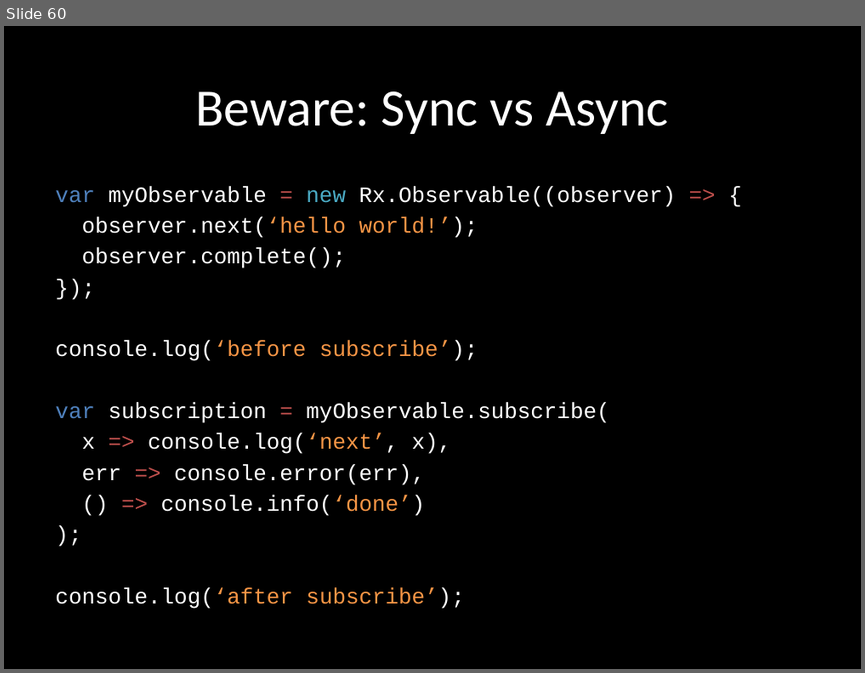
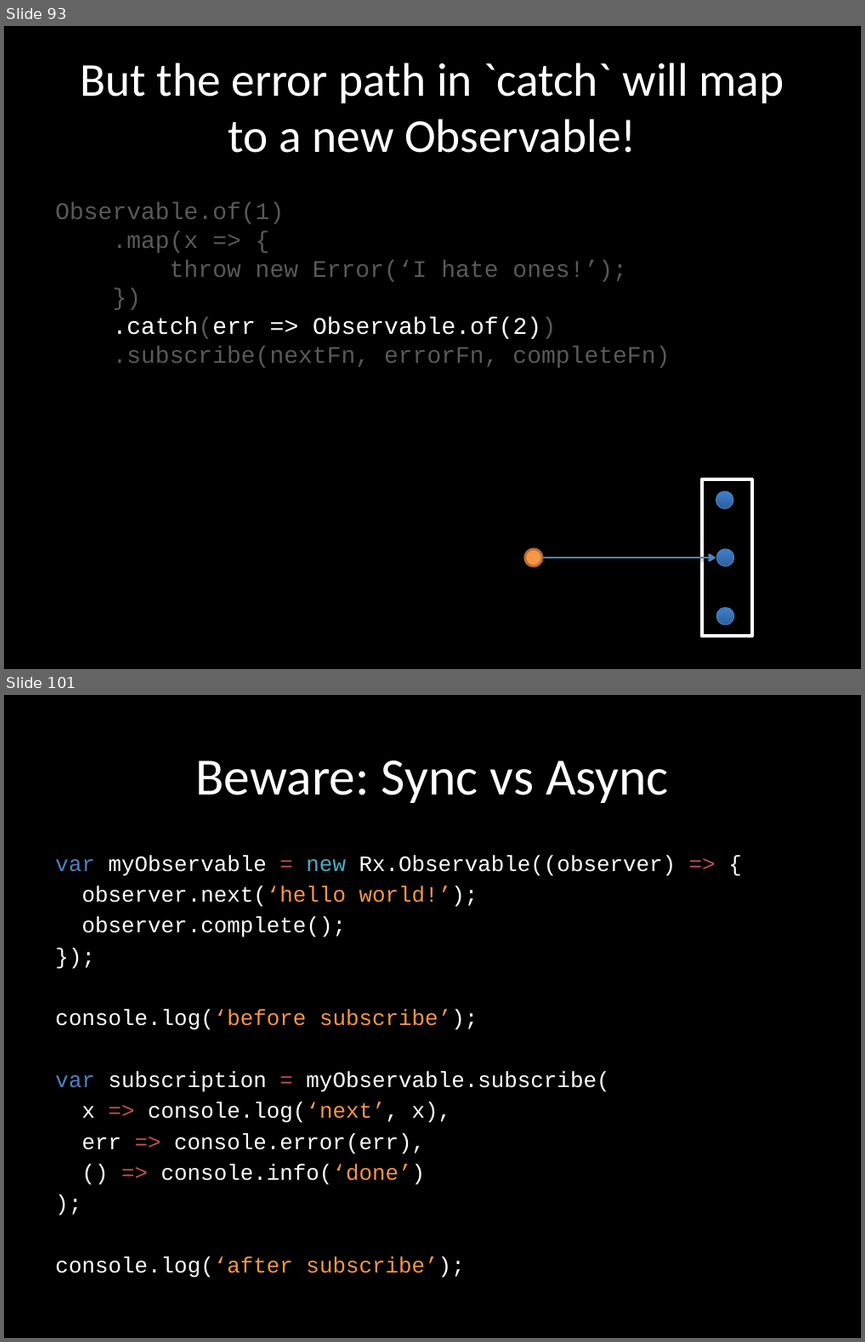
Before and after one commit to benlesh/rxjs-workshop-angular, a slide deck: rxjs-workshop.pptx. Shown one above the other, each under a label of ours: slide 60 before the commit, slides 93 and 101 after it; the slides between them are not shown. The pictures are 865x673 and 865x1342 pixels, drawn with LibreOffice and Linux fonts; fonts in the diff are those of the drawing. Boxes give left, top, right and bottom in pixels: in the first picture for what was removed or moved away, otherwise in the second. Text is boxed around its words. In the diff, an @@ line names an element or a change of style, - is before the commit and + after.

Commit message:
error handling basics

```diff
--- a/rxjs-workshop.pptx
+++ b/rxjs-workshop.pptx
@@ slide 93 added at [4,26,861,669], background #000000 @@
@@ title added at [80,63,784,153], 39.6 pt, text #FFFFFF @@
+But the error path in `catch` will map to a new Observable!
@@ text added at [55,203,670,368], 20 pt, text #595959 @@
+Observable.of(1)
+.map(x => {
+throw new Error(‘I hate ones!’);
+})
+.catch(err => Observable.of(2))
+.subscribe(nextFn, errorFn, completeFn)
@@ rectangle added at [702,479,752,636], fill #000000, outline #FFFFFF 3 pt @@
@@ ellipse added at [716,491,733,509], fill gradient #2F5F99 to #3D7CC7 to #3A7CCB, outline #4B7EBC 0.75 pt @@
@@ ellipse added at [525,549,542,566], fill #F79646, outline #B76F34 2 pt @@
@@ arrow added from (543, 557) to (716, 557), #4F81BD 2 pt @@
@@ ellipse added at [717,549,734,566], fill gradient #2F5F99 to #3D7CC7 to #3A7CCB, outline #4B7EBC 0.75 pt @@
@@ ellipse added at [717,607,734,624], fill gradient #2F5F99 to #3D7CC7 to #3A7CCB, outline #4B7EBC 0.75 pt @@
@@ what was slide 60 is now slide 101 @@
```
Also in this commit, not shown: 3 slides changed, 40 other slides added, 1 other file.
